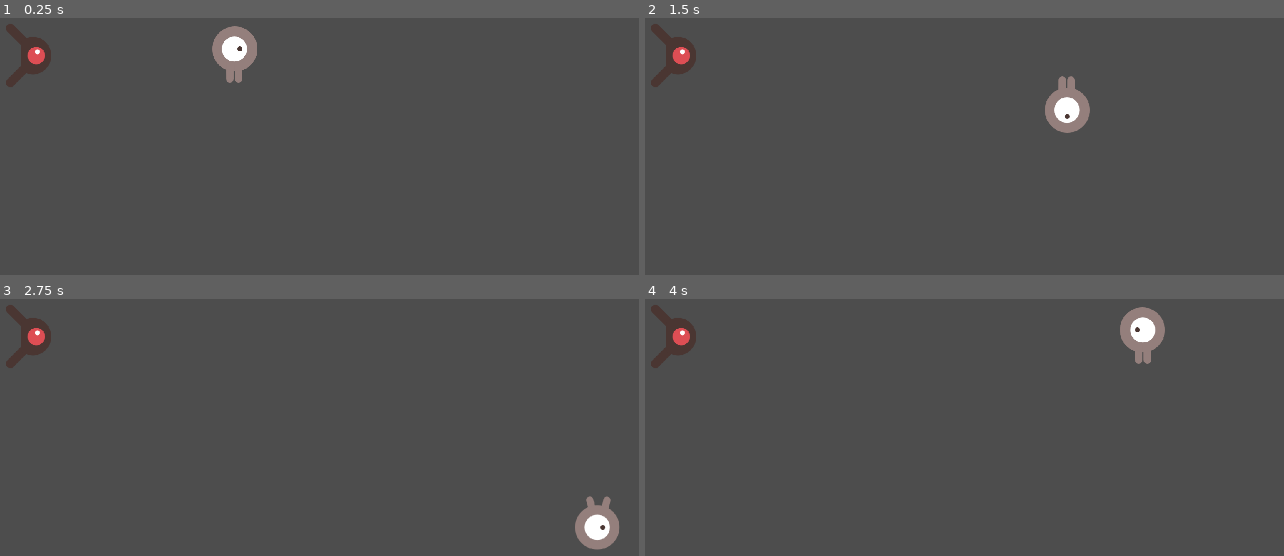
Above: before the commit, frames 1-4 (two rows, left to right).
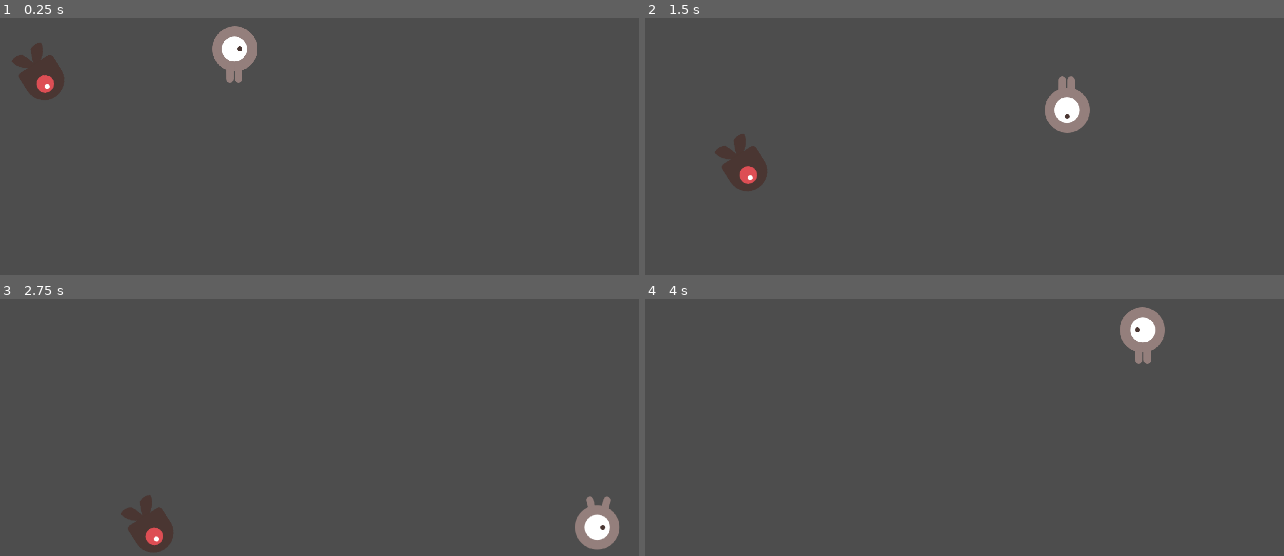
Above: after the commit, the same moments.

Repository: byrdsean/godot-dodge-the-creeps
Game: Godot game, scene res://main.tscn
Same seed, same stepped clock (60 frames per second), same inputs: the game is played once before the commit and once after it.
Inputs:
- Up to frame 1 (0.25 s): no input
- Up to frame 2 (1.5 s): hold Right (right) 0.53-1.28 s; hold Down (down) from 1.28 s (still down)
- Up to frame 3 (2.75 s): release Down (down) at 2.03 s; hold Right (right) from 2.03 s (still down)
- Up to frame 4 (4 s): release Right (right) at 2.78 s; hold Up (up) 2.78-3.53 s; hold Left (left) from 3.53 s (still down)

The runs differ from the first frame. In frame 1, 1.2% of the frame differs, in the area x 0-11%, y 2-32%; in frame 2, 1.8%; in frame 3, 1.8%, in the area x 0-28%, y 2-99%; in frame 4, 0.8%.

Commit message:
Added logic to move enemy, position enemy on a certain angle, give it velocity and damage points

Diff:
--- a/enemy/enemy.gd
+++ b/enemy/enemy.gd
@@ -1,7 +1,46 @@
-class_name enemy extends RigidBody2D
+class_name Enemy extends RigidBody2D
 
-#func _ready() -> void:
-	#print("enemy ready")
-	#
-#func _process(delta: float) -> void:
-	#print("process enemy")
+@onready var animated_sprite = $AnimatedSprite2D
+
+const MIN_SPEED: int = 150
+const MAX_SPEED: int = 350
+const MIN_DAMAGE = 1
+const MAX_DAMAGE = 5
+
+var damage_points: int = randi_range(MIN_DAMAGE, MAX_DAMAGE)
+
+func _ready() -> void:
+	set_velocity()
+	play_random_animation()
+
+
+func set_random_rotation() -> float:
+	var ninety_degrees = PI / 2
+	var forty_five_degrees = PI / 4
+
+	var random_deviation = randf_range(-forty_five_degrees, forty_five_degrees)
+	return ninety_degrees + random_deviation
+
+
+func set_velocity() -> void:
+	rotation = set_random_rotation()
+
+	var horizontal_velocity: int = randi_range(MIN_SPEED, MAX_SPEED)
+	var velocity_vector: Vector2 = Vector2(horizontal_velocity, 0)
+	linear_velocity = velocity_vector.rotated(rotation)
+
+
+func play_random_animation() -> void:
+	var animation_name: String = get_random_animation_name()
+	animated_sprite.animation = animation_name
+	animated_sprite.play()
+
+
+func get_random_animation_name() -> String:
+	var animation_names: PackedStringArray = animated_sprite.sprite_frames.get_animation_names()
+	var random_index: int = randi_range(0, animation_names.size() - 1)
+	return animation_names[random_index]
+
+
+func _on_visible_on_screen_notifier_2d_screen_exited() -> void:
+	queue_free()
--- a/enemy/enemy.tscn
+++ b/enemy/enemy.tscn
@@ -58,3 +58,8 @@
 [node name="AnimatedSprite2D" type="AnimatedSprite2D" parent="."]
 sprite_frames = SubResource("SpriteFrames_6yflr")
 animation = &"flying"
+
+[node name="VisibleOnScreenNotifier2D" type="VisibleOnScreenNotifier2D" parent="."]
+
+[connection signal="body_shape_entered" from="." to="." method="_on_body_shape_entered"]
+[connection signal="screen_exited" from="VisibleOnScreenNotifier2D" to="." method="_on_visible_on_screen_notifier_2d_screen_exited"]
--- a/main.tscn
+++ b/main.tscn
@@ -7,8 +7,9 @@
 [node name="Main" type="Node2D"]
 script = ExtResource("1_0xm2m")
 
+[node name="Enemy" parent="." instance=ExtResource("3_h2yge")]
+position = Vector2(371, 553)
+
 [node name="Player" parent="." instance=ExtResource("1_ig7tw")]
 position = Vector2(866, 551)
-
-[node name="Enemy" parent="." instance=ExtResource("3_h2yge")]
-position = Vector2(371, 553)
+collision_priority = 1.0
--- a/player/player.gd
+++ b/player/player.gd
@@ -2,13 +2,15 @@
 
 @export var speed: int = 10
 @onready var animated_sprite: AnimatedSprite2D = $AnimatedSprite2D
+
+const TOTAL_HEALTH: int = 20
+var current_health: int = TOTAL_HEALTH
 
 var movement_direction: Vector2 = Vector2.ZERO
 var screen_size: Vector2 = Vector2.ZERO
 
 func _ready() -> void:
 	screen_size = get_viewport_rect().size
-	pass
 
 
 func _process(_delta) -> void:
@@ -62,3 +64,13 @@
 		return Vector2.RIGHT
 	else:
 		return Vector2.ZERO
+
+
+func _on_body_shape_entered(_body_rid: RID, body: Node2D, _body_shape_index: int, _local_shape_index: int) -> void:
+	if body is not Enemy:
+		return
+
+	var enemy: Enemy = body as Enemy
+	current_health -= enemy.damage_points
+
+	#TODO: check if player health reaches 0
--- a/player/player.tscn
+++ b/player/player.tscn
@@ -35,7 +35,9 @@
 radius = 56.0
 
 [node name="Player" type="Area2D"]
+collision_priority = 2.0
 script = ExtResource("1_qjkh3")
+speed = null
 metadata/_edit_group_ = true
 
 [node name="AnimatedSprite2D" type="AnimatedSprite2D" parent="."]
@@ -45,3 +47,5 @@
 [node name="CollisionShape2D" type="CollisionShape2D" parent="."]
 position = Vector2(0, -8)
 shape = SubResource("CircleShape2D_hg6s5")
+
+[connection signal="body_shape_entered" from="." to="." method="_on_body_shape_entered"]
